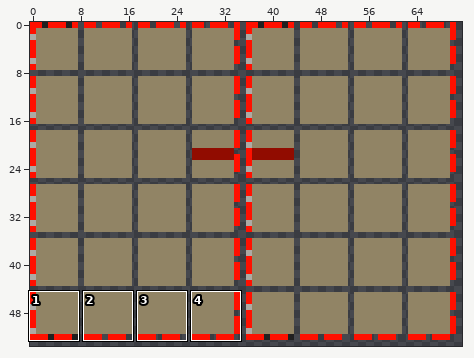
Two versions of one sprite sheet, Sources/Modules/Yggdrasil/YggdrasilTown/Tiles/UnionOfficeDoorOpen.png. The first picture is a wide view before the edit; the outline marks the close-up.
Close-up. Before the edit:
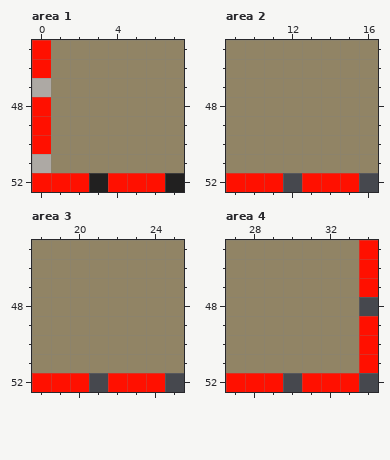
The file is 144x108 pixels, drawn in blocks of 2x2; one block is one cell here. Colours within 5 levels of each other are drawn and written as one. Shown: area 1: x 0..7, y 45..52; area 2: x 9..16, y 45..52; area 3: x 18..25, y 45..52; area 4: x 27..34, y 45..52. The commit also changed other parts of the picture, which this record leaves out.
New version:
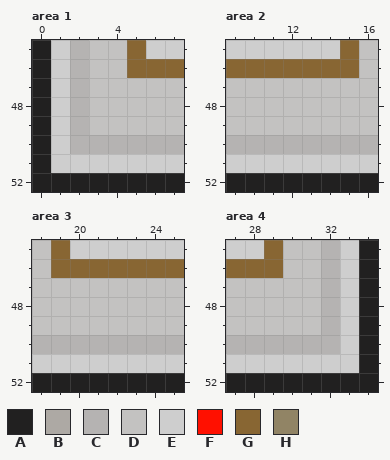
Palette (. is transparent): A #212020  B #ada9a4  C #b5b3b2  D #c3c2c1  E #cecece  F #ff1000  G #886633  H #918465
Change:
Changed rows in their new state; - is an unchanged pixel.
Area 1:
first column x 0:
45 AECDDGEE
46 AECDDGGG
47 AECDDDDD
48 AECDDDDD
49 AECDDDDD
50 AECCCCCC
51 AEEEEEEE
52 AAA-AAA-
Area 2:
first column x 9:
45 EEEEEEGD
46 GGGGGGGD
47 DDDDDDDD
48 DDDDDDDD
49 DDDDDDDD
50 CCCCCCCC
51 EEEEEEEE
52 AAAAAAAA
Area 3:
first column x 18:
45 DGEEEEEE
46 DGGGGGGG
47 DDDDDDDD
48 DDDDDDDD
49 DDDDDDDD
50 CCCCCCCC
51 EEEEEEEE
52 AAAAAAAA
Area 4:
first column x 27:
45 EEGDDCEA
46 GGGDDCEA
47 DDDDDCEA
48 DDDDDCEA
49 DDDDDCEA
50 CCCCCCEA
51 EEEEEEEA
52 AAAAAAAA
Changed places in both close-ups, as pixel boxes (x1, y1, x2, y2):
changed: (32, 40, 184, 192)
changed: (226, 40, 378, 192)
changed: (32, 240, 184, 392)
changed: (226, 240, 378, 392)
